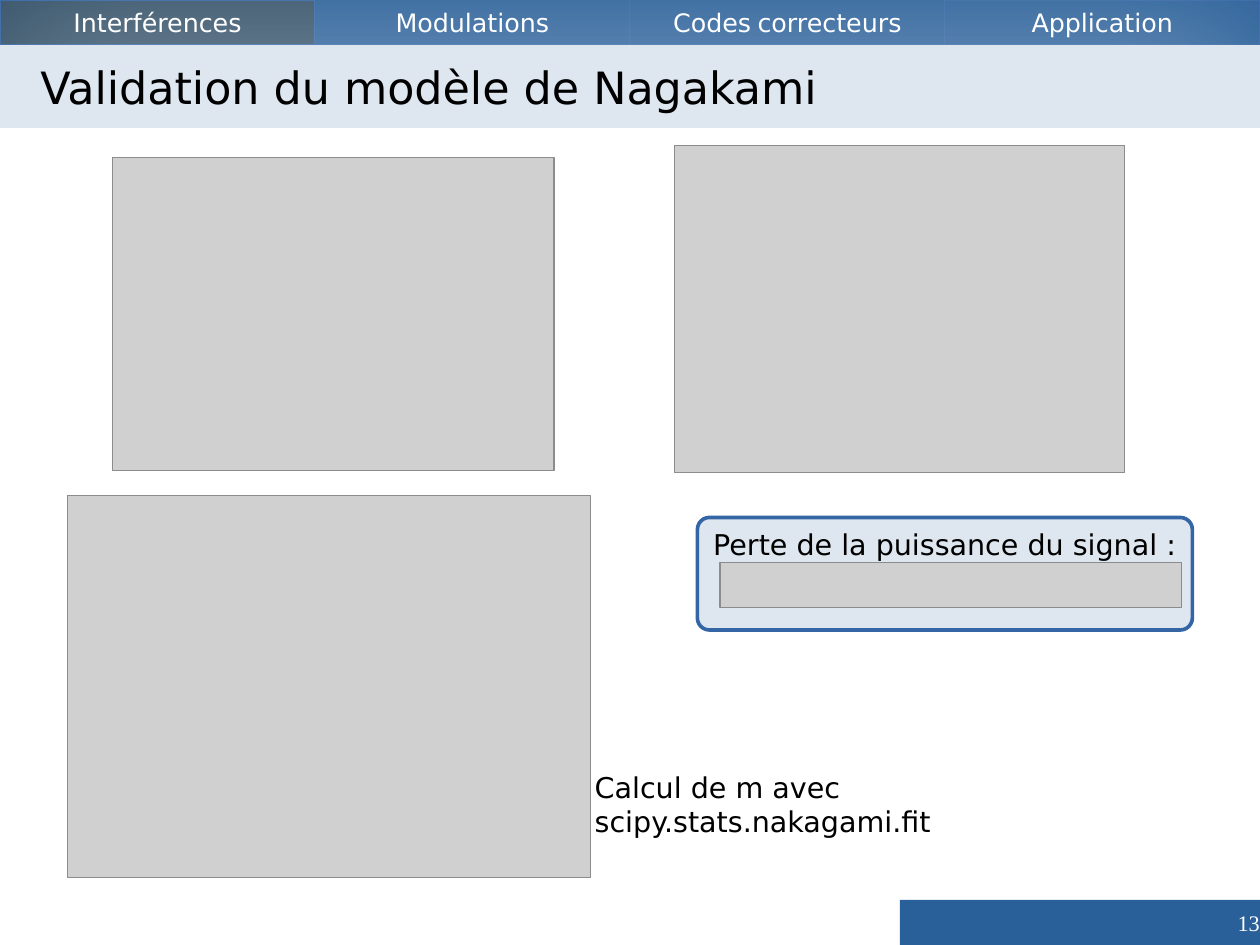
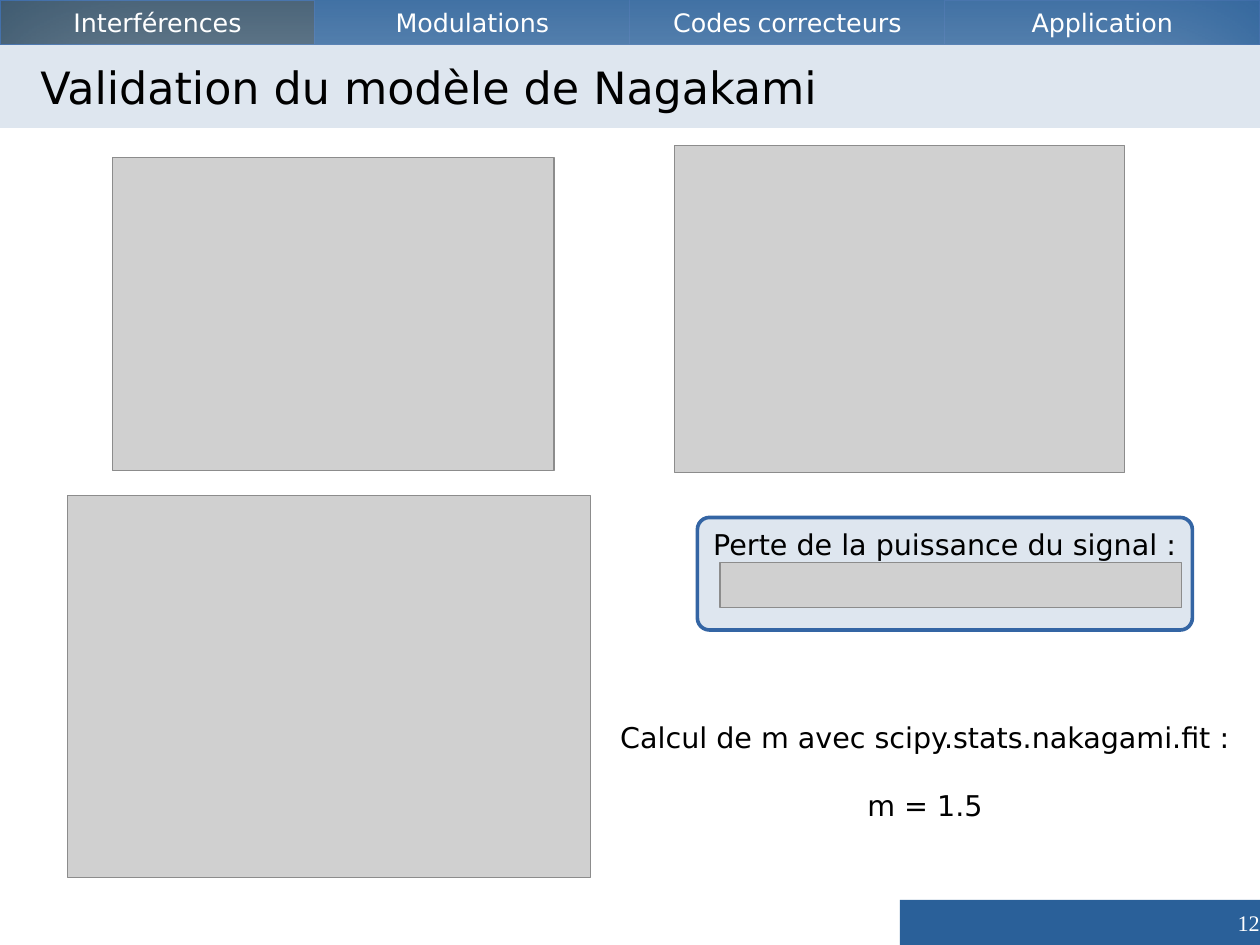
Before and after one commit to Vzrod/tipe, a slide deck: slide 12 of TIPE.odp (slide 13 before the commit). Drawn at 1260x945 pixels with LibreOffice and Linux fonts; fonts in the diff are those of the drawing; grey boxes stand for pictures. Boxes give left, top, right and bottom in pixels: in the first picture for what was removed or moved away, otherwise in the second. Text is boxed around its words. In the diff, an @@ line names an element or a change of style, - is before the commit and + after.

```diff
--- a/TIPE.odp
+++ b/TIPE.odp
@@ text at [620, 726, 1211, 817]: text changed @@
-Calcul de m avec
-scipy.stats.nakagami.fit
+Calcul de m avec scipy.stats.nakagami.fit :
+m = 1.5
@@ page number at [1238, 916, 1260, 931]: text changed @@
-13
+12
```
Also in this commit, not shown: 6 other slides changed, 2 slides added, 2 slides removed, 1 other file.
